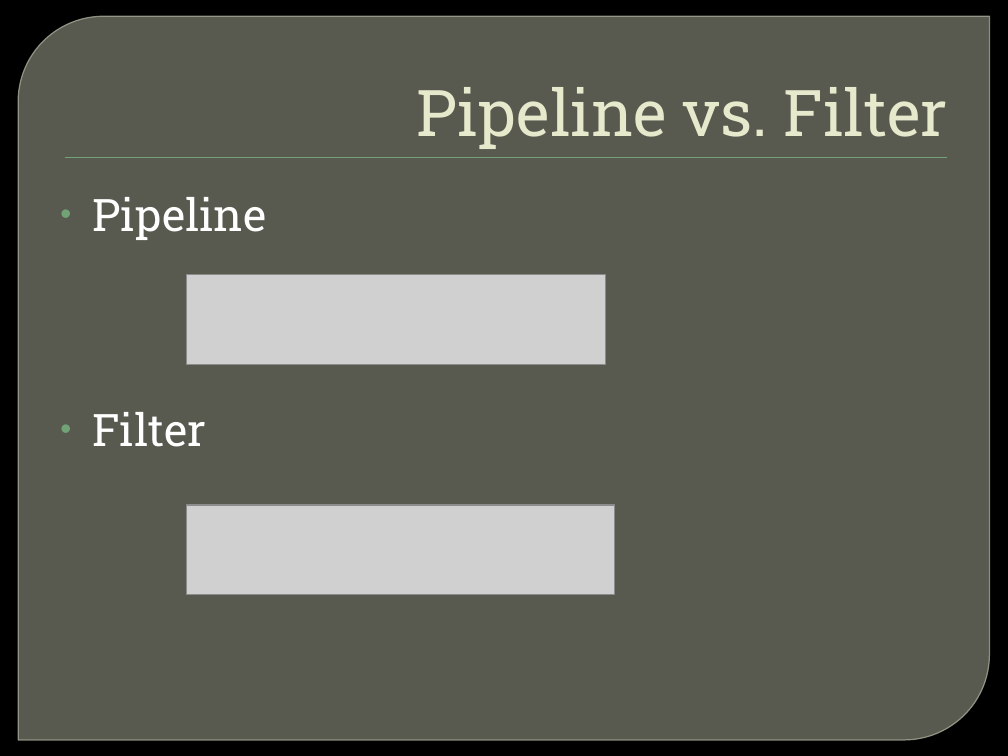
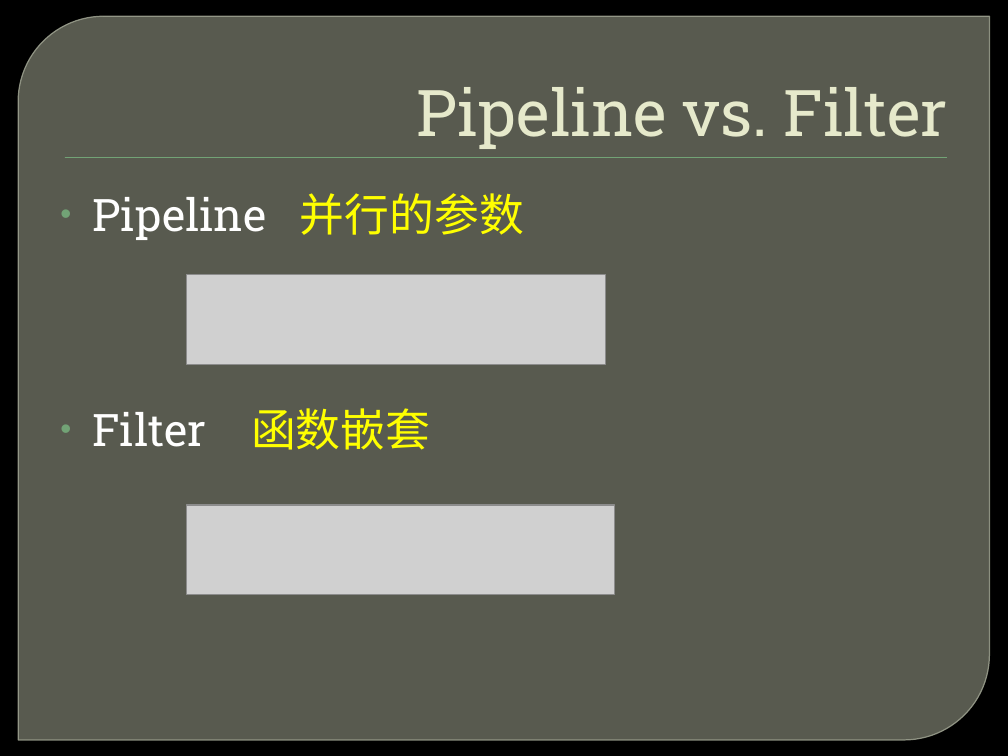
Before and after one commit to ghj1976/lecture, a slide deck: slide 26 of golang连接和组合的语言/Golang 连接和组合的语言.pptx. Drawn at 1008x756 pixels with LibreOffice and Linux fonts; fonts in the diff are those of the drawing; grey boxes stand for pictures; background and template pictures are left out. Boxes give left, top, right and bottom in pixels: in the first picture for what was removed or moved away, otherwise in the second. Text is boxed around its words. In the diff, an @@ line names an element or a change of style, - is before the commit and + after.

```diff
--- a/golang连接和组合的语言/Golang 连接和组合的语言.pptx
+++ b/golang连接和组合的语言/Golang 连接和组合的语言.pptx
@@ text at (93,193,524,450): text changed @@
-• Pipeline
-• Filter
+• Pipeline 并行的参数
+• Filter 函数嵌套
```
Also in this commit, not shown: 27 other slides changed, 2 other files.
